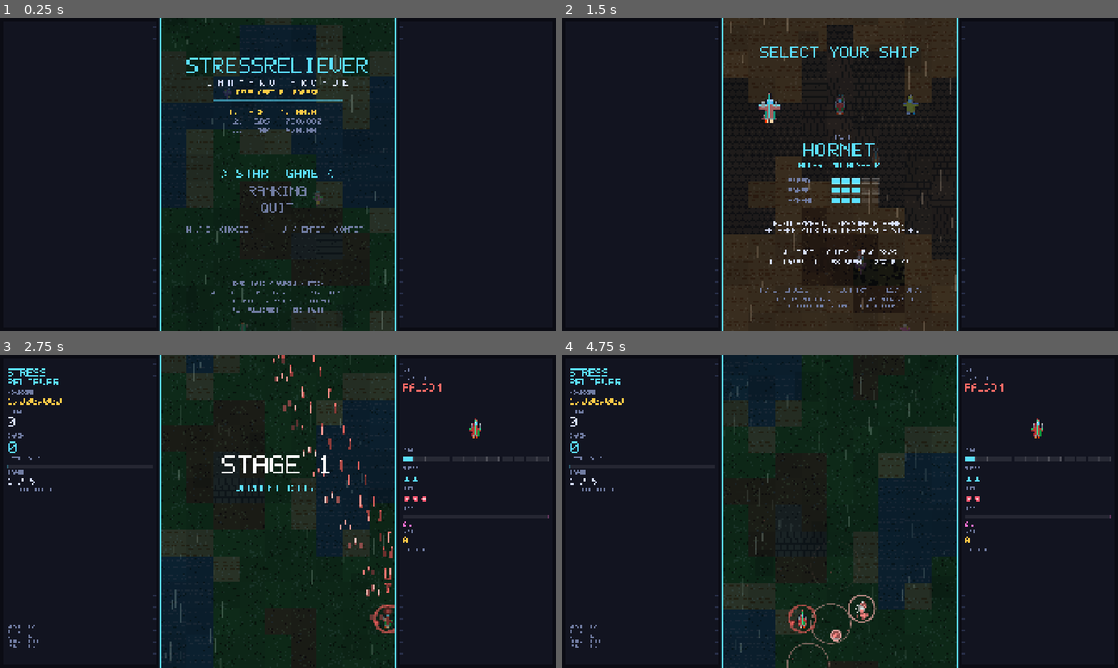
Above: before the commit, frames 1-4 (two rows, left to right).
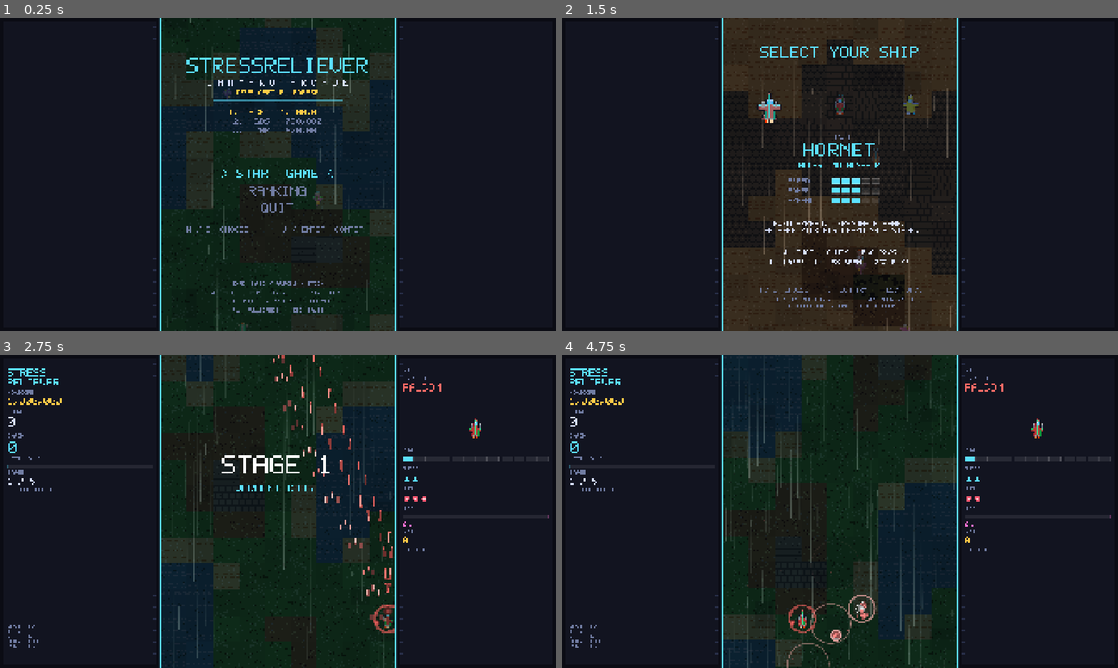
Above: after the commit, the same moments.

Repository: eddieedease/gdshmup
Game: Godot game, scene res://scenes/main.tscn
Same seed, same stepped clock (60 frames per second), same inputs: the game is played once before the commit and once after it.
Inputs (mouse positions are in pixels of both pictures, inside the frame that each line leads up to):
- Up to frame 1 (0.25 s): no input
- Up to frame 2 (1.5 s): tap Enter (p_start) at 0.5 s; move the mouse to (962, 158) at 0.52 s; hold D (p_right) 0.53-1.25 s; tap Space (p_bomb) at 0.6 s; click (962, 158) at 0.67 s; drag from (728, 190) to (812, 237) at 1.27 s
- Up to frame 3 (2.75 s): move the mouse to (333, 442) at 2.02 s; hold D (p_right) from 2.03 s (still down); hold J (p_shot) from 2.03 s (still down); click (333, 442) at 2.17 s
- Up to frame 4 (4.75 s): release D (p_right) at 2.75 s; release J (p_shot) at 2.75 s; drag from (812, 574) to (673, 464) at 2.77 s; move the mouse to (1006, 558) at 3.52 s; hold A (p_left) 3.53-4.25 s; tap L at 3.6 s; click (1006, 558) at 3.67 s; drag from (673, 464) to (756, 433) at 4.27 s

The runs differ from the first frame. In frame 1, 1.3% of the frame differs, in the area x 29-71%, y 0-100%; in frame 2, 3.6%; in frame 3, 2.5%; in frame 4, 7.1%.

Commit message:
Polish hyper feedback, speed streaks, music intros and extra lives
- Hyper now announces itself: a "HYPER! / KISS THE BULLETS!" callout in the
  upper field with a pulsing band, alongside the existing aura and the meter
  switching to a gold countdown.
- Speed dust read as rain because every dash had uniform alpha. Streaks are
  now longer, faster and drawn as tapered quads with a transparent tail, so
  they read as motion blur - a gradient for free, no shader.
- Background scroll raised across all five stages (132 -> 272 px/s) for a
  stronger sense of travel; the ramp stays strictly increasing per stage.
- Kills now emit a faint mote that arcs from the wreck into the hyper meter,
  so where the charge comes from is visible without being a firework.
- An extra life is reachable by the stage 2 boss: the first score extend
  drops to 800k, and the stage 2 and 4 bosses hand out a 1UP outright via a
  new BossDefs `drop_extend` flag.
- Every music track opens on ~2s of silence. Playback now starts past it and
  sets loop_offset to match, so a stage never opens or re-loops on dead air.

Also adds a --hyper-at dev switch for inspecting the hyper state.

Diff:
--- a/scripts/autoload/audio.gd
+++ b/scripts/autoload/audio.gd
@@ -11,6 +11,11 @@
 
 const MUSIC_DB := -9.0
 const SFX_DB := -7.0
+
+## Every track starts with roughly this much silence. Skipped on both the
+## initial play and the loop point, so a stage never opens (or re-opens) on a
+## dead couple of seconds. Adjust if a future track has a different lead-in.
+const MUSIC_INTRO_SKIP := 2.0
 
 enum Wave { SINE, SQUARE, SAW, TRI, NOISE }
 
@@ -266,11 +271,13 @@
 		return
 	if stream is AudioStreamMP3:
 		stream.loop = true
+		# Loop back past the silence too, not just skip it on the first play.
+		stream.loop_offset = MUSIC_INTRO_SKIP
 	if _fade != null and _fade.is_valid():
 		_fade.kill()
 	_music.stream = stream
 	_music.volume_db = music_db() - 24.0
-	_music.play()
+	_music.play(MUSIC_INTRO_SKIP)
 	_fade = create_tween()
 	_fade.tween_property(_music, "volume_db", music_db(), fade)
 
--- a/scripts/core/cfg.gd
+++ b/scripts/core/cfg.gd
@@ -51,7 +51,9 @@
 const HYPER_FIRE_BOOST := 0.62   ## Cooldown multiplier: lower is faster.
 const HYPER_ABSORB_SCORE := 400
 
-const EXTEND_SCORES := [1_500_000, 4_000_000, 8_000_000, 14_000_000, 22_000_000]
+## First threshold is deliberately low enough to land around the stage 2 boss;
+## the stage 2 and 4 bosses also drop a 1UP outright (BossDefs.drop_extend).
+const EXTEND_SCORES := [800_000, 2_500_000, 6_000_000, 11_000_000, 18_000_000]
 
 # --- Palette -----------------------------------------------------------------
 
--- a/scripts/core/speed_dust.gd
+++ b/scripts/core/speed_dust.gd
@@ -10,13 +10,16 @@
 ## can be layered in front of the action for the closest, fastest motes.
 
 ## [speed multiplier, length multiplier, width, alpha]
+## Long, thin and fast. Uniform-alpha dashes read as falling rain; these are
+## drawn as tapered quads with a bright head and a tail that fades to nothing,
+## which is what makes them read as motion blur instead of weather.
 const BANDS := [
-	[0.55, 0.5, 1.0, 0.10],
-	[1.05, 1.0, 1.5, 0.16],
-	[1.9, 1.9, 2.0, 0.22],
+	[0.9, 1.5, 1.0, 0.13],
+	[1.7, 2.6, 1.6, 0.20],
+	[3.0, 4.2, 2.2, 0.28],
 ]
 
-const COUNT := 150
+const COUNT := 110
 
 ## Base fall speed, kept in step with the terrain so the layers agree.
 var speed := 120.0
@@ -39,7 +42,7 @@
 		_band[i] = i % BANDS.size()
 		_x[i] = _spawn_x()
 		_y[i] = randf_range(-Cfg.FIELD_H, Cfg.FIELD_H)
-		_len[i] = randf_range(9.0, 26.0)
+		_len[i] = randf_range(26.0, 64.0)
 
 
 ## Streaks cluster toward the edges, leaving the middle of the field - where
@@ -56,17 +59,34 @@
 		if _y[i] > Cfg.FIELD_H + 40.0:
 			_y[i] = randf_range(-140.0, -20.0)
 			_x[i] = randf_range(0.0, Cfg.FIELD_W)
-			_len[i] = randf_range(9.0, 26.0)
+			_len[i] = randf_range(26.0, 64.0)
 	queue_redraw()
 
 
 func _draw() -> void:
 	# Faster travel stretches every streak, so acceleration is visible.
 	var stretch: float = clampf(speed / 110.0, 0.6, 2.4)
+	var pts := PackedVector2Array()
+	pts.resize(4)
+	var cols := PackedColorArray()
+	cols.resize(4)
+
 	for i in COUNT:
 		var band: Array = BANDS[_band[i]]
 		var l: float = _len[i] * float(band[1]) * stretch
 		var a: float = float(band[3]) * (0.45 if foreground else 1.0)
-		draw_line(
-			Vector2(_x[i], _y[i]), Vector2(_x[i], _y[i] + l),
-			Color(tint.r, tint.g, tint.b, a), float(band[2]), false)
+		var hw: float = float(band[2]) * 0.5
+		var x := _x[i]
+		var y := _y[i]
+
+		# Travelling downward, so the head is the lower end. The tail vertices
+		# are fully transparent, giving a free gradient with no shader.
+		pts[0] = Vector2(x - hw * 0.35, y)
+		pts[1] = Vector2(x + hw * 0.35, y)
+		pts[2] = Vector2(x + hw, y + l)
+		pts[3] = Vector2(x - hw, y + l)
+		cols[0] = Color(tint.r, tint.g, tint.b, 0.0)
+		cols[1] = cols[0]
+		cols[2] = Color(tint.r, tint.g, tint.b, a)
+		cols[3] = cols[2]
+		draw_polygon(pts, cols)
--- a/scripts/core/terrain.gd
+++ b/scripts/core/terrain.gd
@@ -24,7 +24,7 @@
 			[0.32, "dirt"], [0.58, "stone"],
 		],
 		"decor": ["wood", "stone"],
-		"speed": 92.0,
+		"speed": 132.0,
 	},
 	{
 		"name": "SCORCHED FLATS",
@@ -34,7 +34,7 @@
 			[0.38, "dirt"], [0.64, "swamp"],
 		],
 		"decor": ["cobble", "stone"],
-		"speed": 118.0,
+		"speed": 168.0,
 	},
 	{
 		"name": "GLACIER CORE",
@@ -44,7 +44,7 @@
 			[0.46, "cobble"], [0.70, "wood"],
 		],
 		"decor": ["stone", "wood"],
-		"speed": 148.0,
+		"speed": 208.0,
 	},
 	# Stages 4 and 5 leave the ground behind. There is no space art in the
 	# asset pack, so `space` swaps the tile grid for a procedural starfield and
@@ -56,7 +56,7 @@
 		"nebula": [Color(0.10, 0.16, 0.40), Color(0.24, 0.12, 0.38)],
 		"bands": [],
 		"decor": ["stone", "cobble"],
-		"speed": 168.0,
+		"speed": 236.0,
 	},
 	{
 		"name": "VOID CORE",
@@ -65,7 +65,7 @@
 		"nebula": [Color(0.30, 0.05, 0.18), Color(0.12, 0.04, 0.26)],
 		"bands": [],
 		"decor": ["stone", "wood"],
-		"speed": 196.0,
+		"speed": 272.0,
 	},
 ]
 
@@ -76,7 +76,7 @@
 	[26, 1.25, 2.4, 0.90],
 ]
 
-var speed := 92.0
+var speed := 132.0
 
 var _tiles: Array[Sprite2D] = []
 var _row_id: PackedInt32Array = PackedInt32Array()
--- a/scripts/data/boss_defs.gd
+++ b/scripts/data/boss_defs.gd
@@ -92,6 +92,7 @@
 		"radius": 86.0,
 		"score": 250_000,
 		"anchor": Vector2(Cfg.FIELD_W * 0.5, 240.0),
+		"drop_extend": true,
 		"phases": [
 			{
 				"hp": 4000,
@@ -229,6 +230,7 @@
 		"radius": 90.0,
 		"score": 700_000,
 		"anchor": Vector2(Cfg.FIELD_W * 0.5, 250.0),
+		"drop_extend": true,
 		# Built around the new vocabulary: unfurling rings, scatter carriers and
 		# sniper tells, so it plays unlike the first three bosses.
 		"phases": [
--- a/scripts/dev/demo_driver.gd
+++ b/scripts/dev/demo_driver.gd
@@ -7,9 +7,12 @@
 
 ## When >= 0, taps pause once at this many seconds in (for capturing the menu).
 var pause_after := -1.0
+## When >= 0, fills the hyper meter once at this many seconds in.
+var hyper_after := -1.0
 
 var _t := 0.0
 var _paused_once := false
+var _hypered_once := false
 
 
 func _ready() -> void:
@@ -25,6 +28,11 @@
 		Input.action_release("p_pause")
 		return
 
+	var host := get_parent() as Game
+	if hyper_after >= 0.0 and not _hypered_once and _t >= hyper_after and host:
+		_hypered_once = true
+		host._player.add_charge(1.0)
+
 	# Alternate weapons every few seconds so both are exercised.
 	var laser := fmod(_t, 6.0) > 3.0
 	_hold("p_laser", laser)
@@ -34,7 +42,6 @@
 	var x := sin(_t * 0.9)
 	_hold("p_left", x < -0.2)
 	_hold("p_right", x > 0.2)
-	var host := get_parent() as Game
 	var y: float = host._player.position.y if host != null else 800.0
 	_hold("p_up", y > 880.0)
 	_hold("p_down", y < 700.0)
--- a/scripts/enemy/boss.gd
+++ b/scripts/enemy/boss.gd
@@ -55,6 +55,7 @@
 		"move": {"type": "approach", "to": def.get("anchor",
 			Vector2(Cfg.FIELD_W * 0.5, 260.0)), "time": INTRO_TIME},
 		"attacks": [],
+		"drop_extend": bool(def.get("drop_extend", false)),
 	}
 	if def.has("tint"):
 		base["tint"] = def.tint
--- a/scripts/game.gd
+++ b/scripts/game.gd
@@ -325,6 +325,9 @@
 		_fx.popup(e.position, Cfg.fmt_score(gained), Cfg.UI_GOLD, 24)
 	_shake = maxf(_shake, clampf(e.score / 3000.0, 0.6, 9.0))
 	_spawn_on_death(e)
+	# Visualise the charge this kill fed into the meter.
+	if not _player.is_hyper():
+		_hud.charge_spark(e.position + _field.position)
 	_drop_for(e)
 
 
@@ -366,6 +369,10 @@
 			pass
 
 	if e is Boss:
+		# Bosses flagged in BossDefs hand out a spare ship, so a competent run
+		# is reliably up a life by the mid-game rather than waiting on score.
+		if bool(e.spec.get("drop_extend", false)):
+			_spawn_item(Item.Kind.EXTEND, p, Vector2(0, -240))
 		for i in 12:
 			_spawn_item(Item.Kind.BIG_STAR, p,
 				Vector2(randf_range(-260, 260), randf_range(-260, -60)))
@@ -458,6 +465,7 @@
 	_hud.set_status(_player.power, maxi(lives_left, 0), _player.bombs, graze,
 		_ebm.live_count())
 	_hud.set_hyper(_player.hyper_charge, _player.is_hyper())
+	_hud.set_hyper_active(_player.is_hyper())
 	_hud.set_power_progress(_player.chip_fraction())
 
 
--- a/scripts/main.gd
+++ b/scripts/main.gd
@@ -8,6 +8,7 @@
 var _screen := "title"
 var _demo := false
 var _pause_at := -1.0
+var _hyper_at := -1.0
 
 
 func _ready() -> void:
@@ -51,6 +52,8 @@
 			_demo = true
 		elif arg.begins_with("--pause-at="):
 			_pause_at = float(arg.split("=", true, 1)[1])
+		elif arg.begins_with("--hyper-at="):
+			_hyper_at = float(arg.split("=", true, 1)[1])
 
 
 func _swap(node: Node) -> void:
@@ -88,6 +91,7 @@
 	if _demo:
 		var d := DemoDriver.new()
 		d.pause_after = _pause_at
+		d.hyper_after = _hyper_at
 		g.add_child(d)
 
 
--- a/scripts/ui/hud.gd
+++ b/scripts/ui/hud.gd
@@ -15,6 +15,7 @@
 var _left: PanelBox
 var _right: PanelBox
 var _overlay: FieldOverlay
+var _sparks: ChargeSparks
 var _font: Font
 
 # Left column.
@@ -62,6 +63,10 @@
 	_overlay = FieldOverlay.new()
 	_root.add_child(_overlay)
 
+	_sparks = ChargeSparks.new()
+	_sparks.set_anchors_preset(Control.PRESET_FULL_RECT)
+	_root.add_child(_sparks)
+
 	_build_left()
 	_build_right()
 
@@ -72,6 +77,7 @@
 func _process(dt: float) -> void:
 	_t += dt
 	_overlay.tick(dt)
+	_sparks.tick(dt)
 	if _alert > 0.0 or _left.alert > 0.0:
 		_left.alert = _alert
 		_right.alert = _alert
@@ -187,6 +193,9 @@
 	_stack(_right, rw, [
 		["ShipCap", 26.0], [_l_ship_code, 26.0], [_l_ship_name, 46.0],
 	], 46.0)
+	# Sparks home on the middle of the hyper meter, in screen space.
+	_sparks.target = _right.position + _hyper_bar.position \
+		+ Vector2(_hyper_bar.size.x * 0.5, 12.0)
 	_ship_icon.position = Vector2(PAD + rw * 0.5, 250.0)
 	_ship_icon.scale = Vector2.ONE * 0.30
 	_stack(_right, rw, [
@@ -279,6 +288,12 @@
 	_l_bullets.text = "%d BULLETS" % bullet_count
 
 
+## Emits a mote that drifts from `from` (screen space) into the hyper meter.
+## Purely cosmetic: it visualises where the charge from a kill went.
+func charge_spark(from: Vector2, tint: Color = Color(1.0, 0.5, 0.9)) -> void:
+	_sparks.emit_spark(from, tint)
+
+
 func banner(title: String, subtitle: String, duration: float) -> void:
 	_overlay.show_banner(title, subtitle, duration)
 
@@ -299,6 +314,11 @@
 
 ## Boss alert dressing, 0 = off. Drives the pulsing sidebars and the red
 ## vignette; the game raises it as the boss loses health.
+## Shows the hyper callout for as long as hyper is up.
+func set_hyper_active(active: bool) -> void:
+	_overlay.hyper = active
+
+
 func set_alert(level: float) -> void:
 	_alert = clampf(level, 0.0, 1.0)
 	_overlay.alert = _alert
@@ -442,6 +462,62 @@
 			draw_string(PixelFont.get_font(), Vector2(14.0 + 8 * step, 22.0),
 				"+%d" % (count - 8), HORIZONTAL_ALIGNMENT_LEFT, -1, 16, col)
 
+## Motes that travel from a kill to the hyper meter. Deliberately faint and
+## small - it is a hint about where charge comes from, not a fireworks display.
+class ChargeSparks:
+	extends Control
+	const POOL := 48
+	const LIFE := 0.55
+
+	var target := Vector2(1600, 600)
+
+	var _from: PackedVector2Array = PackedVector2Array()
+	var _age: PackedFloat32Array = PackedFloat32Array()
+	var _bow: PackedFloat32Array = PackedFloat32Array()
+	var _col: PackedColorArray = PackedColorArray()
+	var _next := 0
+
+	func _init() -> void:
+		mouse_filter = Control.MOUSE_FILTER_IGNORE
+		_from.resize(POOL)
+		_age.resize(POOL)
+		_bow.resize(POOL)
+		_col.resize(POOL)
+		for i in POOL:
+			_age[i] = LIFE + 1.0   # Start expired.
+
+	func emit_spark(from: Vector2, tint: Color) -> void:
+		_from[_next] = from
+		_age[_next] = 0.0
+		# Sideways bow so a burst of sparks fans out instead of overlapping.
+		_bow[_next] = randf_range(-90.0, 90.0)
+		_col[_next] = tint
+		_next = (_next + 1) % POOL
+
+	func tick(dt: float) -> void:
+		var busy := false
+		for i in POOL:
+			if _age[i] <= LIFE:
+				_age[i] += dt
+				busy = true
+		if busy:
+			queue_redraw()
+
+	func _draw() -> void:
+		for i in POOL:
+			var t: float = _age[i] / LIFE
+			if t >= 1.0:
+				continue
+			# Ease out, with a perpendicular bow that flattens on arrival.
+			var e: float = 1.0 - pow(1.0 - t, 2.2)
+			var p: Vector2 = _from[i].lerp(target, e)
+			p += Vector2(0, -1).rotated(
+				(target - _from[i]).angle()) * _bow[i] * sin(e * PI)
+			var c: Color = _col[i]
+			c.a = (1.0 - t) * 0.7
+			draw_circle(p, lerpf(3.2, 1.2, t), c)
+
+
 ## Draws inside the playfield: boss health, stage banners, warnings, messages.
 class FieldOverlay:
 	extends Control
@@ -450,6 +526,7 @@
 	var message_sub := ""
 	var flash := 0.0
 	var alert := 0.0
+	var hyper := false
 
 	var _banner_t := 0.0
 	var _banner_dur := 0.0
@@ -502,6 +579,8 @@
 			_draw_banner(f)
 		if _warn_t > 0.0:
 			_draw_warning(f)
+		if hyper:
+			_draw_hyper(f)
 		if message != "":
 			_draw_message(f)
 
@@ -565,6 +644,18 @@
 		_centre(f, "!! WARNING !!", cy - 8, 62, Color(1, 0.3, 0.35, a))
 		_centre(f, "LARGE CRAFT APPROACHING", cy + 44, 26, Color(1, 0.85, 0.85, a))
 
+	## Big, brief and unmistakable: hyper is the one state worth shouting about.
+	func _draw_hyper(f: Font) -> void:
+		var pulse: float = 0.55 + 0.45 * absf(sin(_t * 9.0))
+		var cy := size.y * 0.26
+		# Bands top and bottom rather than a full wash, so the field stays clear.
+		var band := Color(1.0, 0.45, 0.85, 0.10 + 0.10 * pulse)
+		draw_rect(Rect2(Vector2(0, cy - 62.0), Vector2(size.x, 118.0)), band)
+		_centre(f, "H Y P E R !", cy, 56,
+			Color(1.0, 0.70, 0.95, 0.75 + 0.25 * pulse))
+		_centre(f, "KISS THE BULLETS!", cy + 42.0, 26,
+			Color(1.0, 0.90, 0.98, 0.65 + 0.35 * pulse))
+
 	func _draw_message(f: Font) -> void:
 		draw_rect(Rect2(Vector2.ZERO, size), Color(0, 0, 0, 0.55))
 		_centre(f, message, size.y * 0.44, 68, Cfg.UI_TEXT)
